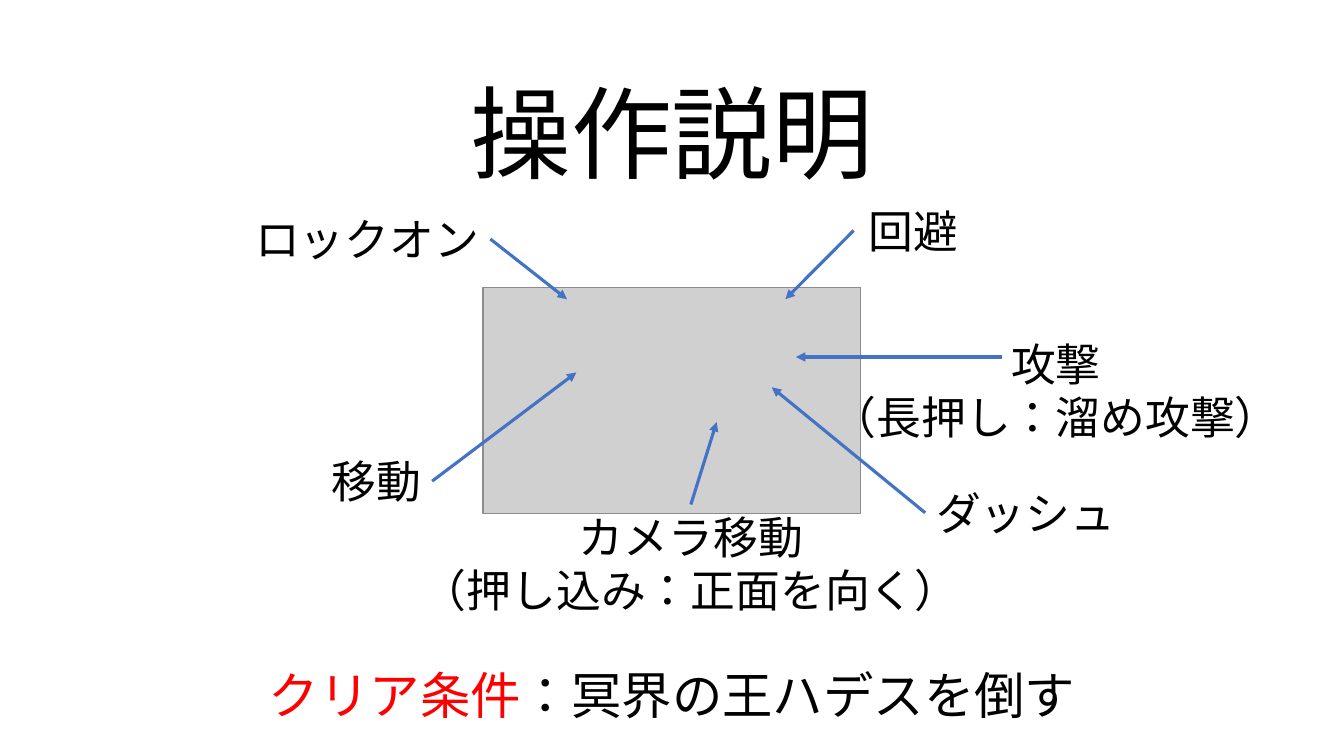
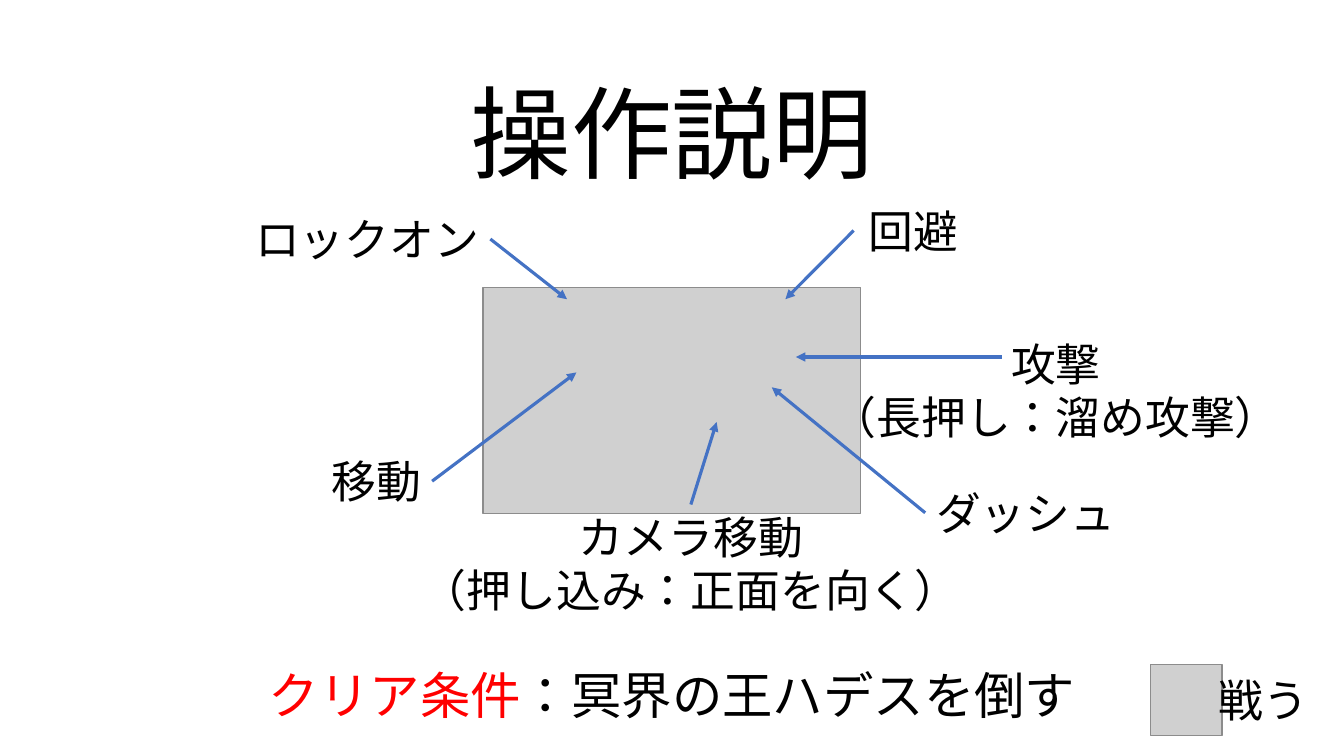
Before and after one commit to ryoti2019/AGS2024winter, a slide deck: slide 1 of Data/Image/UI/gamePad.pptx. Drawn at 1344x756 pixels with LibreOffice and Linux fonts; fonts in the diff are those of the drawing; grey boxes stand for pictures; background and template pictures are left out. Boxes give left, top, right and bottom in pixels: in the first picture for what was removed or moved away, otherwise in the second. Text is boxed around its words. In the diff, an @@ line names an element or a change of style, - is before the commit and + after.

```diff
--- a/Data/Image/UI/gamePad.pptx
+++ b/Data/Image/UI/gamePad.pptx
@@ picture added at [1151,664,1223,736] @@
@@ text added at [1219,671,1309,728], 32 pt, text #000000 @@
+戦う
```
Also in this commit, not shown: 32 other files.
